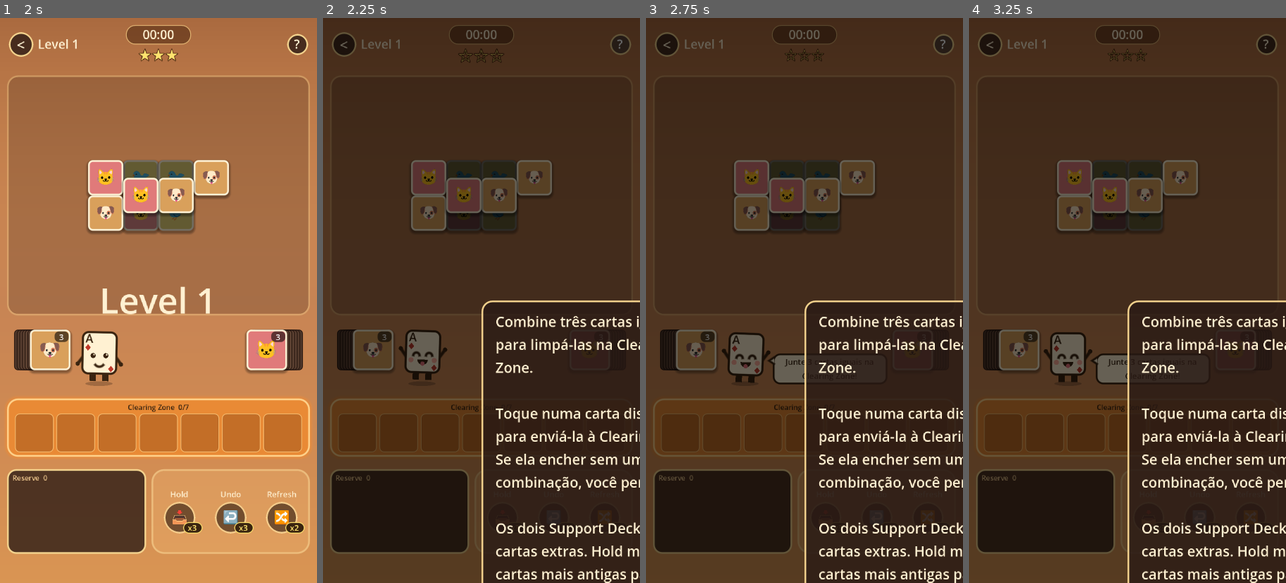
Above: before the commit, frames 1-4 (left to right).
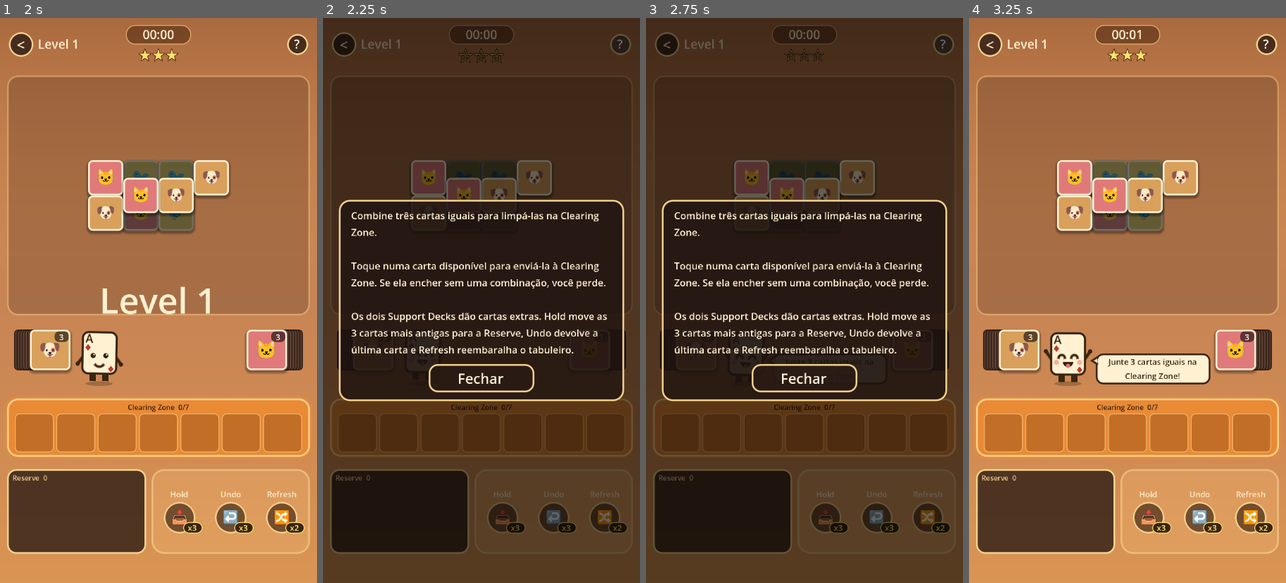
Above: after the commit, the same moments.

Repository: rikardop05/game-cartitas
Game: Godot game, scene res://scenes/main.tscn
The game is run twice, just before and just after one commit, with the same random seed, the same clock (stepped at 60 frames per second) and the same inputs.
Inputs (mouse positions are in pixels of both pictures, inside the frame that each line leads up to):
- Up to frame 1 (2 s): click "Jogar" at 0.5 s; click "Level 1 ☆☆☆" at 1.25 s
- Up to frame 2 (2.25 s): click "?" at 2 s
- Up to frame 3 (2.75 s): no input
- Up to frame 4 (3.25 s): click (1127, 379) at 2.75 s, where only the run after the commit has a clickable "Fechar"

Frame 1 is identical in both runs. In frame 2, 40% of the frame differs, in the area x 4-100%, y 32-100%; in frame 3, 40%; in frame 4, 100%, in the area x 0-100%, y 0-100%.

Commit message:
fix(ui): keep the help overlay on screen and always closable
The help panel was anchored by its top-left corner at the screen centre,
so it grew off-screen and hid the Close button; with the shade blocking
input and the clock paused, the level looked frozen. The panel is now
centred with a viewport-relative width, and closes from the button, a tap
on the shade or ui_cancel, resuming the clock. A UI rebuild with help open
also resumes the clock, and the mascot bubble hides while help is shown.

New tests/smoke_help.gd covers both orientations and runs in CI.

Co-Authored-By: Claude Opus 5.5 <noreply@anthropic.com>

Diff:
--- a/scripts/ui/level_screen.gd
+++ b/scripts/ui/level_screen.gd
@@ -211,6 +211,9 @@
 
 func _build_ui() -> void:
 	_is_landscape = _viewport_is_landscape()
+	# The rebuild frees the help overlay too, so undo the pause it applied.
+	if _help_shown and controller != null:
+		controller.resume()
 	_help_shown = false
 	power_buttons.clear()
 	_mascot_area = null
@@ -1252,47 +1255,75 @@
 	_help_shown = true
 	if controller != null:
 		controller.pause()
+	if mascot != null:
+		mascot.hide_bubble()
 	var overlay := Control.new()
+	overlay.name = "HelpOverlay"
 	overlay.set_anchors_preset(Control.PRESET_FULL_RECT)
 	overlay.z_index = 900
 	add_child(overlay)
+	# Tapping the shade also closes, so the overlay can never trap the player.
 	var shade := ColorRect.new()
 	shade.color = Color(0, 0, 0, 0.6)
 	shade.set_anchors_preset(Control.PRESET_FULL_RECT)
 	shade.mouse_filter = Control.MOUSE_FILTER_STOP
+	shade.gui_input.connect(func(event: InputEvent):
+		if event is InputEventMouseButton and event.pressed:
+			_close_help()
+	)
 	overlay.add_child(shade)
+	var center := CenterContainer.new()
+	center.set_anchors_preset(Control.PRESET_FULL_RECT)
+	center.mouse_filter = Control.MOUSE_FILTER_IGNORE
+	overlay.add_child(center)
 	var panel := PanelContainer.new()
-	panel.set_anchors_preset(Control.PRESET_CENTER)
+	panel.theme = UiHelpers.warm_theme()
 	var style := StyleBoxFlat.new()
-	style.bg_color = PANEL_BACKGROUND
+	style.bg_color = PANEL_BACKGROUND.darkened(0.25)
 	style.border_color = PANEL_BORDER
 	style.set_border_width_all(2)
 	style.set_corner_radius_all(12)
-	style.content_margin_left = 16
-	style.content_margin_top = 12
-	style.content_margin_right = 16
-	style.content_margin_bottom = 12
+	style.content_margin_left = 14
+	style.content_margin_top = 10
+	style.content_margin_right = 14
+	style.content_margin_bottom = 10
 	panel.add_theme_stylebox_override("panel", style)
-	overlay.add_child(panel)
+	center.add_child(panel)
 	var col := VBoxContainer.new()
-	col.add_theme_constant_override("separation", 10)
+	col.add_theme_constant_override("separation", 8)
 	panel.add_child(col)
+	# Width follows the viewport so the panel always fits, in both orientations.
+	var viewport_size := get_viewport_rect().size
+	var text_width := minf(400.0, viewport_size.x - 64.0)
 	var txt := Label.new()
 	txt.text = Localizer.t("help_text")
 	txt.autowrap_mode = TextServer.AUTOWRAP_WORD_SMART
-	txt.custom_minimum_size = Vector2(240, 0)
+	txt.custom_minimum_size = Vector2(text_width, 0)
+	txt.add_theme_font_size_override("font_size", 10 if _is_landscape else 11)
 	txt.add_theme_color_override("font_color", TEXT_PRIMARY)
 	col.add_child(txt)
 	var close := Button.new()
+	close.name = "HelpClose"
 	close.text = Localizer.t("close")
-	close.custom_minimum_size = Vector2(0, 40)
-	close.pressed.connect(func():
-		overlay.queue_free()
-		_help_shown = false
-		if controller != null:
-			controller.resume()
-	)
+	close.custom_minimum_size = Vector2(120, 32)
+	close.size_flags_horizontal = Control.SIZE_SHRINK_CENTER
+	close.pressed.connect(_close_help)
 	col.add_child(close)
+
+func _close_help() -> void:
+	var overlay := get_node_or_null("HelpOverlay")
+	if overlay == null:
+		return
+	overlay.name = "HelpOverlayClosing"
+	overlay.queue_free()
+	_help_shown = false
+	if controller != null:
+		controller.resume()
+
+func _unhandled_input(event: InputEvent) -> void:
+	if _help_shown and event.is_action_pressed("ui_cancel"):
+		_close_help()
+		get_viewport().set_input_as_handled()
 
 # --- Moves --------------------------------------------------------------------------------
 # A tap goes to the controller immediately, whatever is still animating: state is the source
--- /dev/null
+++ b/tests/smoke_help.gd
@@ -0,0 +1,111 @@
+extends SceneTree
+
+# Help overlay regression: in both orientations the panel and its close button
+# fit the viewport, closing (button, shade tap, ui_cancel) resumes the clock, and
+# an orientation rebuild with help open never leaves the level paused.
+
+const THROWAWAY_SAVE := "user://smoke_help_save.json"
+const VIEWS := [
+	{"orientation": "portrait", "window": Vector2i(360, 640)},
+	{"orientation": "landscape", "window": Vector2i(640, 360)},
+]
+
+var _errors: Array[String] = []
+
+func _init() -> void:
+	call_deferred("_run")
+
+func _check(cond: bool, msg: String) -> void:
+	if not cond:
+		_errors.append(msg)
+
+func _frames(n: int) -> void:
+	for i in n:
+		await process_frame
+
+func _run() -> void:
+	var game = root.get_node_or_null("Game")
+	if game == null:
+		printerr("SMOKE HELP FAIL: Game autoload missing")
+		quit(1)
+		return
+	game.save_path = THROWAWAY_SAVE
+	for view in VIEWS:
+		await _run_view(game, view)
+	await _check_rebuild_resumes(game)
+	if FileAccess.file_exists(THROWAWAY_SAVE):
+		DirAccess.remove_absolute(ProjectSettings.globalize_path(THROWAWAY_SAVE))
+	if _errors.is_empty():
+		print("SMOKE HELP OK")
+		quit(0)
+		return
+	for e in _errors:
+		printerr("SMOKE HELP FAIL: " + e)
+	quit(1)
+
+func _open_level(game, view: Dictionary):
+	game.settings["orientation"] = view["orientation"]
+	game.apply_orientation()
+	root.size = view["window"]
+	await _frames(3)
+	game.current_level_id = "3"
+	change_scene_to_file("res://scenes/level.tscn")
+	for i in 90:
+		await process_frame
+		var scene = current_scene
+		if scene != null and scene.name == "LevelScreen" and scene.get("controller") != null:
+			await _frames(5)
+			return scene
+	return null
+
+func _run_view(game, view: Dictionary) -> void:
+	var tag := str(view["orientation"])
+	var scene = await _open_level(game, view)
+	if scene == null:
+		_check(false, "%s: level scene did not load" % tag)
+		return
+	var viewport := Rect2(Vector2.ZERO, scene.get_viewport_rect().size)
+	for closer in ["button", "shade", "cancel"]:
+		scene._on_help()
+		await _frames(3)
+		var overlay := scene.get_node_or_null("HelpOverlay") as Control
+		_check(overlay != null, "%s: help overlay opens" % tag)
+		if overlay == null:
+			return
+		_check(scene.controller.status == GameController.Status.PAUSED, "%s: help pauses the clock" % tag)
+		var panel := overlay.find_children("*", "PanelContainer", true, false)
+		_check(panel.size() == 1, "%s: one help panel" % tag)
+		if panel.size() == 1:
+			_check(viewport.encloses((panel[0] as Control).get_global_rect()), "%s: help panel %s fits viewport %s" % [tag, str((panel[0] as Control).get_global_rect()), str(viewport)])
+		var close := overlay.find_child("HelpClose", true, false) as Button
+		_check(close != null and close.is_visible_in_tree(), "%s: close button visible" % tag)
+		if close != null:
+			_check(viewport.encloses(close.get_global_rect()), "%s: close button inside viewport" % tag)
+		match closer:
+			"button":
+				close.pressed.emit()
+			"shade":
+				var click := InputEventMouseButton.new()
+				click.button_index = MOUSE_BUTTON_LEFT
+				click.pressed = true
+				(overlay.get_child(0) as Control).gui_input.emit(click)
+			"cancel":
+				var esc := InputEventAction.new()
+				esc.action = "ui_cancel"
+				esc.pressed = true
+				scene._unhandled_input(esc)
+		await _frames(3)
+		_check(scene.get_node_or_null("HelpOverlay") == null, "%s: %s closes the help" % [tag, closer])
+		_check(scene.controller.status == GameController.Status.PLAYING, "%s: %s resumes the clock" % [tag, closer])
+
+func _check_rebuild_resumes(game) -> void:
+	var scene = await _open_level(game, VIEWS[0])
+	if scene == null:
+		_check(false, "rebuild: level scene did not load")
+		return
+	scene._on_help()
+	await _frames(2)
+	scene._build_ui()
+	await _frames(3)
+	_check(scene.controller.status == GameController.Status.PLAYING, "rebuild with help open resumes the clock")
+	_check(not bool(scene.get("_help_shown")), "rebuild clears the help flag")
Not shown, added: tests/smoke_help.gd.uid
Not shown, changed: .github/workflows/ci.yml
Not shown, changed: README.md
